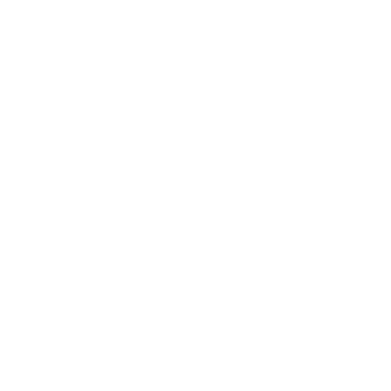
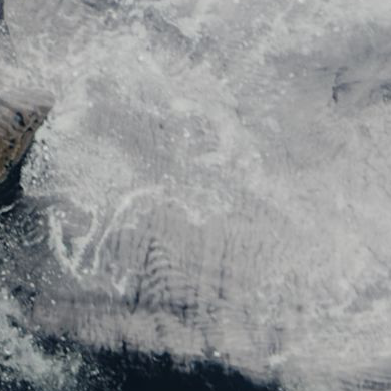
Comparing the layer stacks of the two (391, 391) images. Changes:
added layer "296_hudson_bay_100km_20040706.terra.truecolor.250m" above "landfast ice" over [0, 0, 391, 391]
